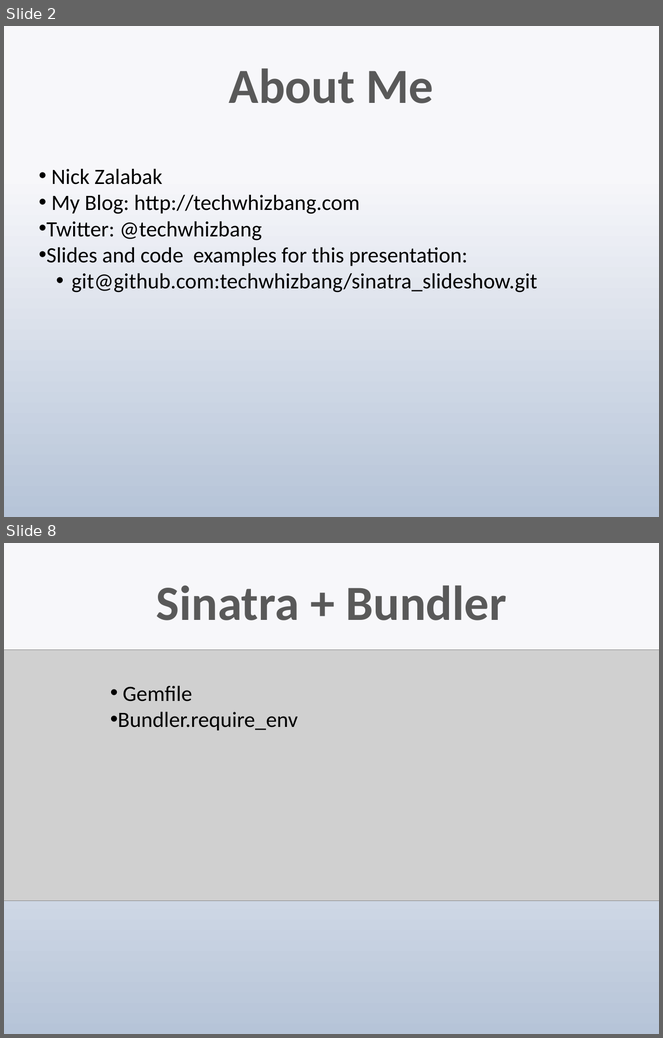
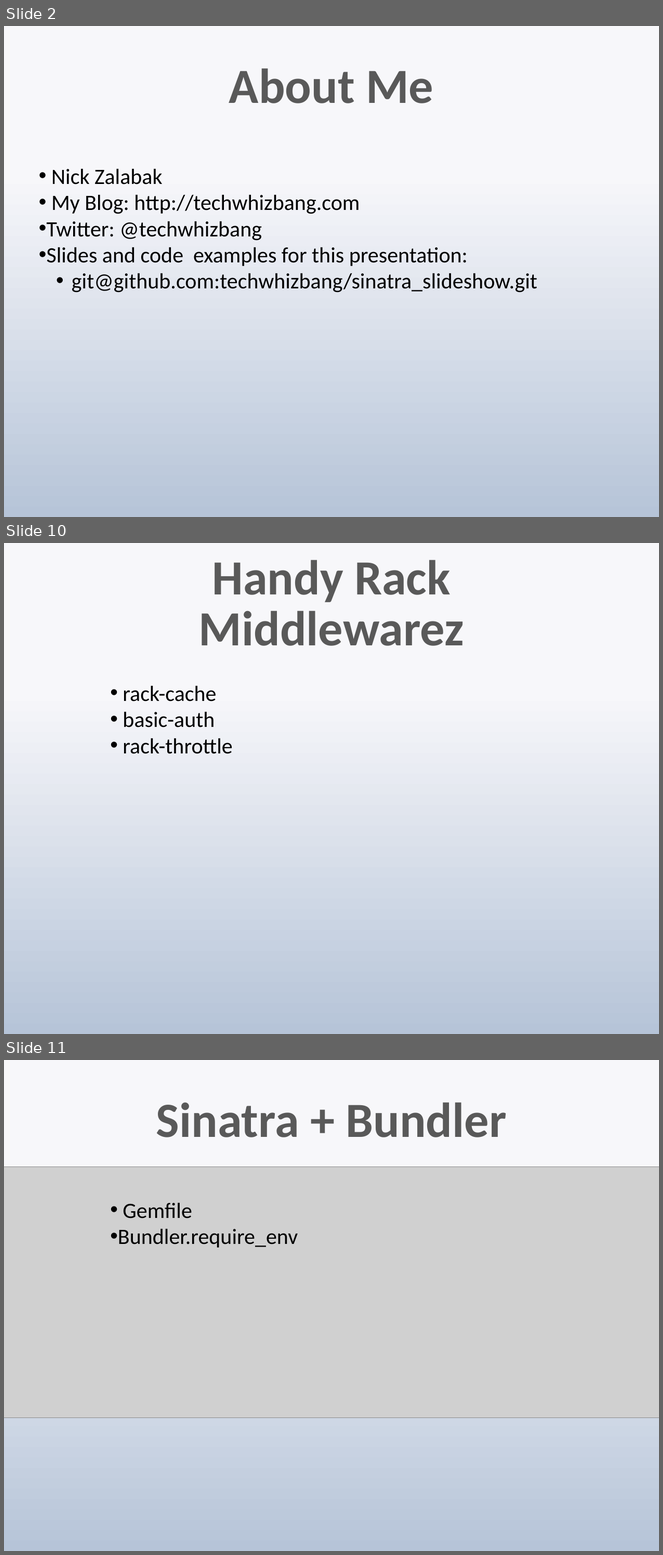
Before and after one commit to techwhizbang/sinatra_slideshow, a slide deck: sinatra.pptx. Shown one above the other, each under a label of ours: slides 2 and 8 before the commit, slides 2, 10 and 11 after it; the slides between them are not shown. The pictures are 663x1038 and 663x1555 pixels, drawn with LibreOffice and Linux fonts; fonts in the diff are those of the drawing; grey boxes stand for pictures. Boxes give left, top, right and bottom in pixels: in the first picture for what was removed or moved away, otherwise in the second. Text is boxed around its words. In the diff, an @@ line names an element or a change of style, - is before the commit and + after.

```diff
--- a/sinatra.pptx
+++ b/sinatra.pptx
@@ slide 10 added at <box>4,543,659,1034</box>, background gradient #F7F9FB to #B7C6D9 @@
@@ title added at <box>199,560,464,646</box>, 54 pt, text gradient #595959 to #262626, bold @@
+Handy Rack Middlewarez
@@ text added at <box>123,685,232,754</box>, 24 pt, text #000000 @@
+• rack-cache
+• basic-auth
+• rack-throttle
@@ what was slide 8 is now slide 11 @@
```
Also in this commit, not shown: 5 slides changed, 5 other slides added, 2 slides removed.
